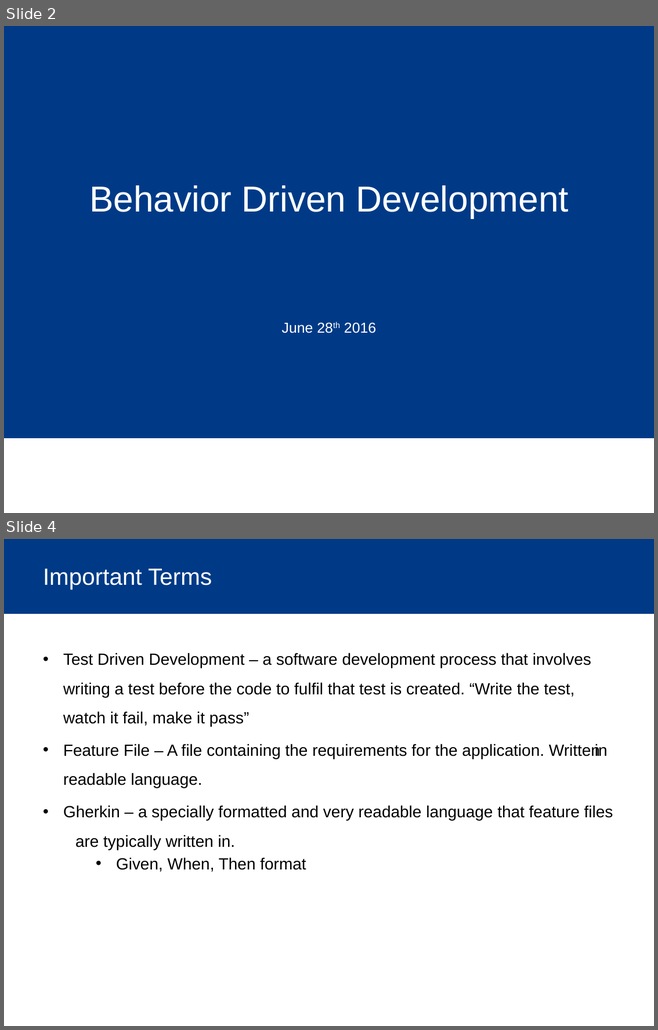
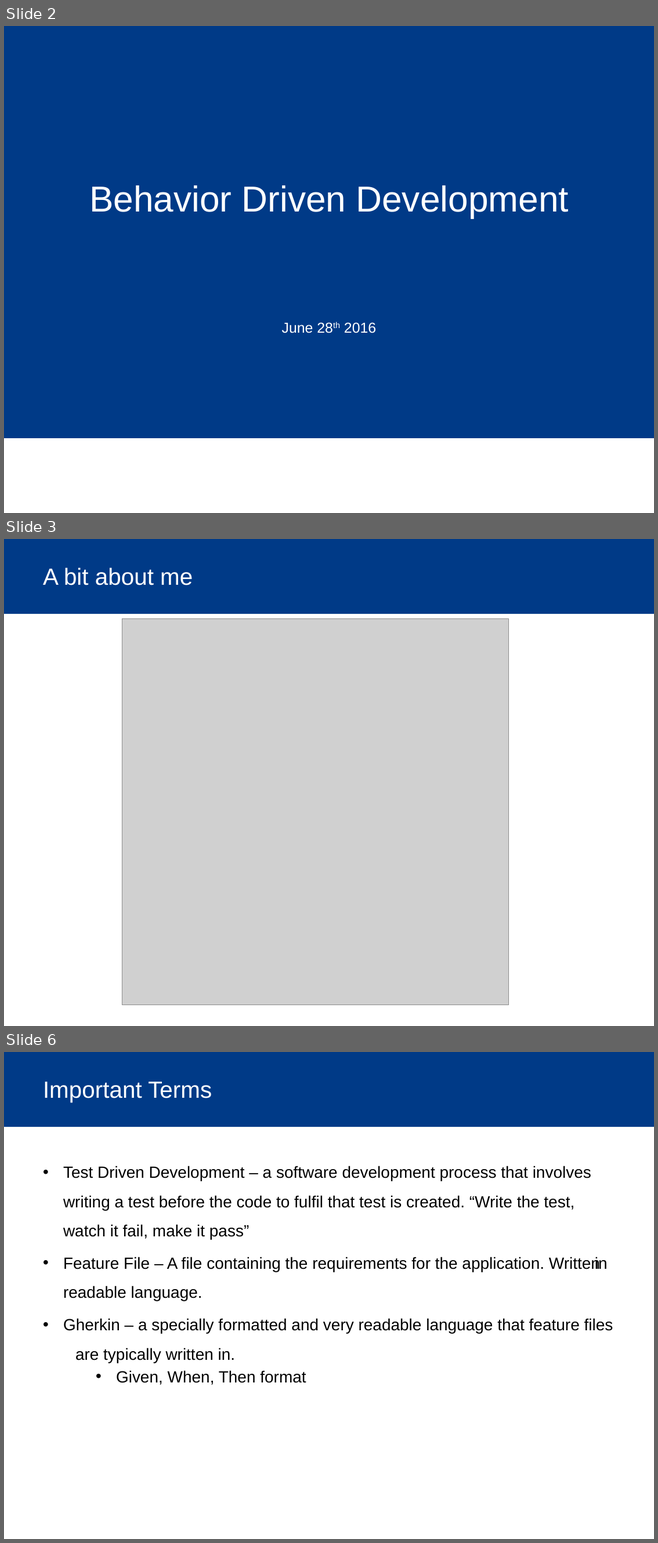
Before and after one commit to bmanley91/BDD-talk, a slide deck: BDD.pptx. Shown one above the other, each under a label of ours: slides 2 and 4 before the commit, slides 2, 3 and 6 after it; the slides between them are not shown. The pictures are 658x1030 and 658x1543 pixels, drawn with LibreOffice and Linux fonts; fonts in the diff are those of the drawing; grey boxes stand for pictures; background and template pictures are left out. Boxes give left, top, right and bottom in pixels: in the first picture for what was removed or moved away, otherwise in the second. Text is boxed around its words. In the diff, an @@ line names an element or a change of style, - is before the commit and + after.

Commit message:
Added hilarious pictures.

```diff
--- a/BDD.pptx
+++ b/BDD.pptx
@@ slide 3 added at box(4, 539, 654, 1026), background #FFFFFF; not listed: 1 template element that a slide beside it also shows @@
@@ title added at box(43, 567, 192, 585), 26 pt, text #FFFFFF @@
+A bit about me
@@ picture added at box(122, 619, 508, 1005) @@
@@ what was slide 4 is now slide 6 @@
```
Also in this commit, not shown: 2 slides changed, 1 other slide added.
